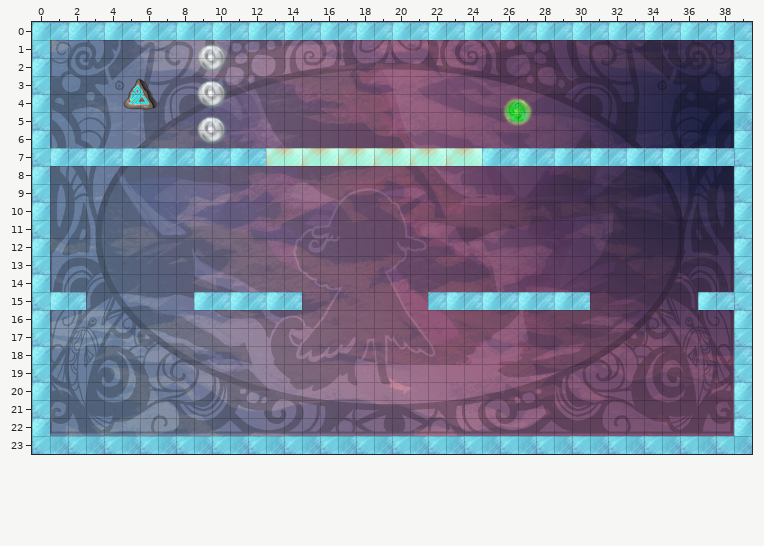
Two versions of a level (Tiled map, CocoonedTiled/mapdata/levels/T/tmx/U.tmx). This is how it looked before the edit.
Cells are 36x36 px. Shown: x 0..39, y 0..23.
Once edited:
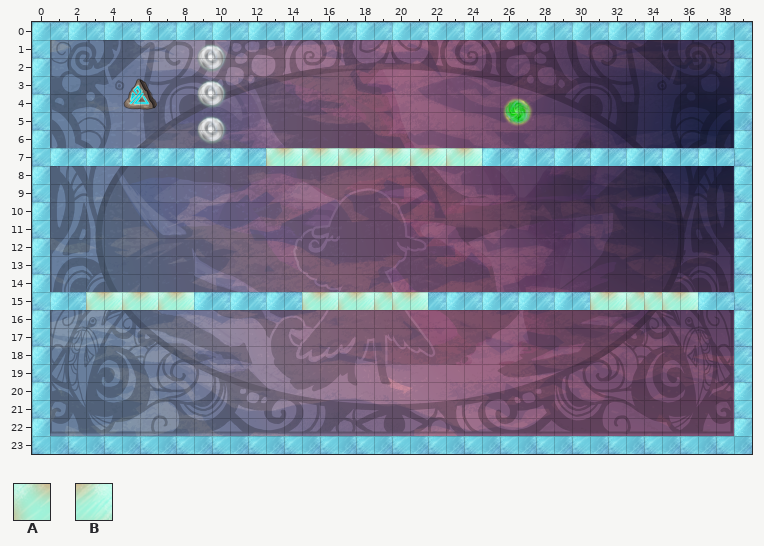
Key: from "greenWall": A 0 "greenWall", B 1 "greenWall".
_ is an empty cell.
Diff:
Layer "tiles":
The edit adds tile A in row 15 at x 3, 5, 7, 15, 17, 19 to 20, 31 and 33 to 35.
The edit adds tile B in row 15 at x 4, 6, 8, 16, 18, 21, 32 and 36.
Pixel boxes of the changes (left, top, right, bottom) in both pictures:
added: (86, 292, 194, 310)
added: (302, 292, 428, 310)
added: (590, 292, 698, 310)
